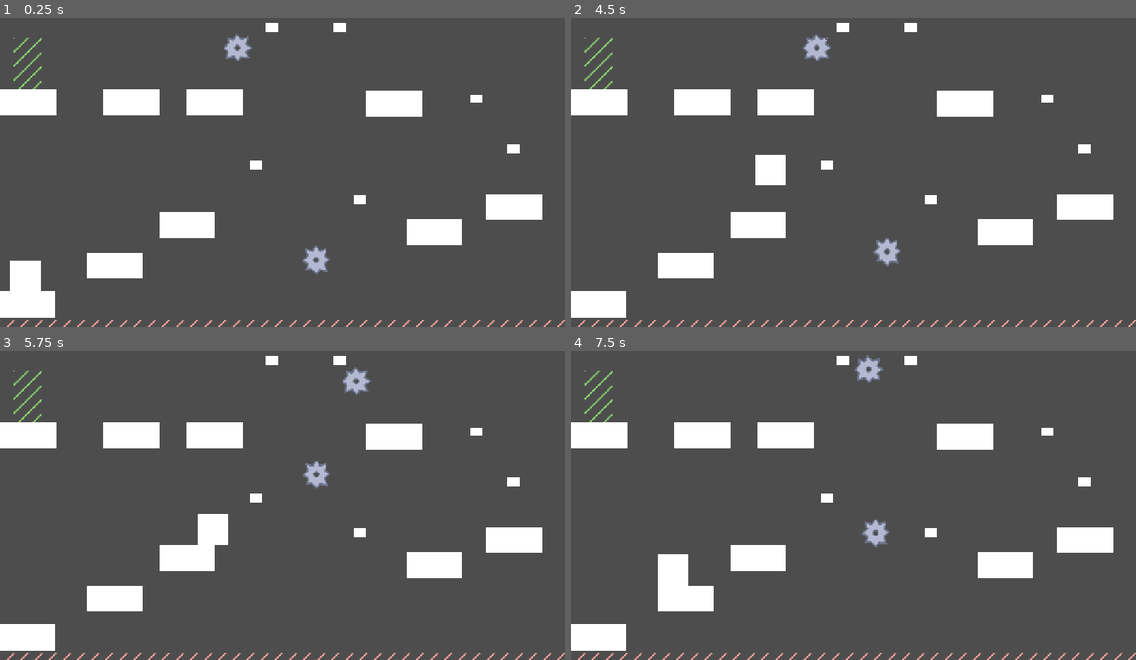
Above: before the commit, frames 1-4 (two rows, left to right).
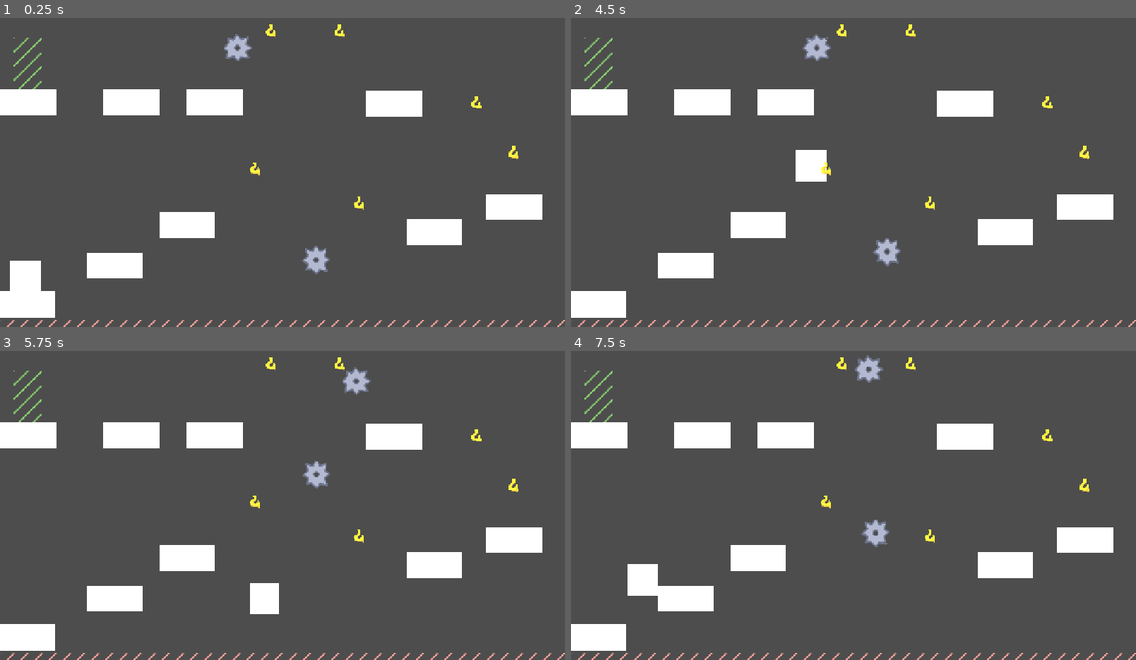
Above: after the commit, the same moments.

Repository: mana-brush/jump
Game: Godot game, scene res://level_4.tscn
Same seed, same stepped clock (60 frames per second), same inputs: the game is played once before the commit and once after it. This scene is started directly instead of the project's main scene.
Inputs:
- Up to frame 1 (0.25 s): no input
- Up to frame 2 (4.5 s): hold D (move_right) 0.53-2.03 s; tap E (latch) every 0.75 s from 0.6 to 4.35 s; tap Space (ui_select) at 0.77, 1.52, 3.02, 3.77 s; hold A (move_left) 2.03-2.78 s; hold D (move_right) 2.78-4.28 s; hold A (move_left) from 4.28 s (still down)
- Up to frame 3 (5.75 s): tap Space (ui_select) at 4.52 s; release A (move_left) at 5.03 s; hold D (move_right) from 5.03 s (still down); tap E (latch) at 5.1 s
- Up to frame 4 (7.5 s): release D (move_right) at 5.78 s; hold A (move_left) 5.78-7.28 s; tap E (latch) at 5.85, 6.6, 7.35 s; tap Space (ui_select) at 6.02, 6.77 s; hold D (move_right) from 7.28 s (still down)

The runs differ from the first frame. In frame 1, 0.5% of the frame differs, in the area x 44-92%, y 1-63%; in frame 2, 1.5%; in frame 3, 1.6%; in frame 4, 1.6%, in the area x 10-92%, y 1-80%.

Commit message:
hook png, small edits to level 2; latching - removed hanging

Diff:
--- a/character.gd
+++ b/character.gd
@@ -34,8 +34,6 @@
 				latch_to_point(delta)
 		State.LATCHING:
 			handle_latching(delta)
-		State.HANGING:
-			handle_hanging()
 
 
 # -------------------------
@@ -65,21 +63,17 @@
 	latch_target_position = current_latch_point.get_node("SnapPoint").global_position
 
 func handle_latching(delta):
+
+	if not current_latch_point:
+		return
+
+	latch_target_position = current_latch_point.get_node("SnapPoint").global_position
+
 	# Smooth movement toward target
 	global_position = global_position.lerp(
 		latch_target_position,
 		LATCH_SPEED * delta
 	)
-
-	# Check if close enough
-	if global_position.distance_to(latch_target_position) < 2.0:
-		global_position = latch_target_position
-		state = State.HANGING
-
-# -------------------------
-# 🪜 HANGING
-# -------------------------
-func handle_hanging():
 
 	velocity = Vector2.ZERO
 
@@ -92,6 +86,7 @@
 	elif Input.is_action_just_pressed("move_down"):
 		state = State.NORMAL
 		velocity.y = 100
+
 
 func set_latch_point(point):
 	current_latch_point = point
--- a/latch_point.tscn
+++ b/latch_point.tscn
@@ -1,30 +1,29 @@
 [gd_scene format=3 uid="uid://b6dib8pagbtbc"]
 
 [ext_resource type="Script" uid="uid://c885el58cc51a" path="res://latch_point.gd" id="1_oihre"]
+[ext_resource type="Texture2D" uid="uid://dm5p1jcrqoi2v" path="res://art/hook.png" id="2_11hob"]
 
 [sub_resource type="RectangleShape2D" id="RectangleShape2D_xrk45"]
 size = Vector2(49, 20)
 
-[sub_resource type="RectangleShape2D" id="RectangleShape2D_oihre"]
-size = Vector2(66, 26)
+[sub_resource type="CircleShape2D" id="CircleShape2D_11hob"]
+radius = 65.85
 
 [node name="LatchPoint" type="Area2D" unique_id=2051732560]
 script = ExtResource("1_oihre")
-
-[node name="Platform" type="Polygon2D" parent="." unique_id=1457259600]
-position = Vector2(0.28571415, 0)
-scale = Vector2(0.57142854, 1)
-polygon = PackedVector2Array(24, 0, 24, -20, -25, -20, -25, 0)
 
 [node name="LatchPointPlatform" type="CollisionShape2D" parent="." unique_id=1151265034]
 position = Vector2(-0.5, -10)
 shape = SubResource("RectangleShape2D_xrk45")
 
 [node name="SnapPoint" type="Marker2D" parent="." unique_id=1380502896]
-position = Vector2(0, -26)
 
 [node name="LatchArea" type="Area2D" parent="." unique_id=1100093621]
 
 [node name="LatchAreaCollision" type="CollisionShape2D" parent="LatchArea" unique_id=216580533]
 position = Vector2(-1, -13)
-shape = SubResource("RectangleShape2D_oihre")
+shape = SubResource("CircleShape2D_11hob")
+
+[node name="HookSprite" type="Sprite2D" parent="." unique_id=1607078787]
+scale = Vector2(0.5, 0.5)
+texture = ExtResource("2_11hob")
--- a/level_1.tscn
+++ b/level_1.tscn
@@ -17,7 +17,7 @@
 sources/4 = SubResource("TileSetAtlasSource_5hph3")
 
 [sub_resource type="RectangleShape2D" id="RectangleShape2D_0xm2m"]
-size = Vector2(532, 58)
+size = Vector2(660, 58)
 
 [sub_resource type="QuadMesh" id="QuadMesh_lquwl"]
 
@@ -36,17 +36,19 @@
 position = Vector2(268, 691)
 
 [node name="CollisionShape2D" type="CollisionShape2D" parent="LeftPlatform" unique_id=1032668638]
+position = Vector2(64, 0)
 shape = SubResource("RectangleShape2D_0xm2m")
 
 [node name="MeshInstance2D" type="MeshInstance2D" parent="LeftPlatform" unique_id=855984010]
-scale = Vector2(535, 59.000004)
+position = Vector2(62.24999, 0)
+scale = Vector2(659.5, 59.000004)
 mesh = SubResource("QuadMesh_lquwl")
 
 [node name="Character" parent="." unique_id=2006792599 instance=ExtResource("1_hbghi")]
 position = Vector2(269, 622)
 
 [node name="LatchPoint" parent="." unique_id=2051732560 instance=ExtResource("2_hn12h")]
-position = Vector2(729, 648)
+position = Vector2(729, 525)
 
 [node name="RightPlatform" type="StaticBody2D" parent="." unique_id=1110180670]
 position = Vector2(1107, 691)
--- a/level_2.tscn
+++ b/level_2.tscn
@@ -95,10 +95,10 @@
 position = Vector2(94, 625)
 
 [node name="LatchPoint" parent="." unique_id=2051732560 instance=ExtResource("2_xdadj")]
-position = Vector2(365, 648)
+position = Vector2(365, 552)
 
 [node name="LatchPoint2" parent="." unique_id=1756505225 instance=ExtResource("2_xdadj")]
-position = Vector2(548, 648)
+position = Vector2(548, 552)
 
 [node name="RespawnPoint" parent="." unique_id=1839479743 instance=ExtResource("3_1y8me")]
 position = Vector2(98, 648)
--- a/level_3.tscn
+++ b/level_3.tscn
@@ -53,22 +53,16 @@
 position = Vector2(309, 648)
 
 [node name="LatchPoint2" parent="." unique_id=1021382983 instance=ExtResource("2_16pka")]
-position = Vector2(457, 601)
+position = Vector2(457, 525)
 
 [node name="LatchPoint3" parent="." unique_id=401087796 instance=ExtResource("2_16pka")]
-position = Vector2(457, 469)
+position = Vector2(616, 415)
 
 [node name="LatchPoint4" parent="." unique_id=140015936 instance=ExtResource("2_16pka")]
-position = Vector2(457, 341)
+position = Vector2(761, 299)
 
 [node name="LatchPoint5" parent="." unique_id=2054457425 instance=ExtResource("2_16pka")]
-position = Vector2(759, 607)
-
-[node name="LatchPoint6" parent="." unique_id=484907359 instance=ExtResource("2_16pka")]
-position = Vector2(759, 469)
-
-[node name="LatchPoint7" parent="." unique_id=1947524740 instance=ExtResource("2_16pka")]
-position = Vector2(995, 607)
+position = Vector2(915, 171)
 
 [node name="Character" parent="." unique_id=2006792599 instance=ExtResource("3_j8bo8")]
 position = Vector2(57, 603)
--- a/level_4.tscn
+++ b/level_4.tscn
@@ -153,6 +153,7 @@
 position = Vector2(2, -4)
 rotates = false
 script = ExtResource("5_c8stx")
+can_rotate = true
 
 [node name="SpriteHazard" parent="LatchPointPath/PathFollow2D" unique_id=1941922915 instance=ExtResource("6_s24i2")]
 
@@ -165,6 +166,7 @@
 position = Vector2(2, -4)
 rotates = false
 script = ExtResource("5_c8stx")
+can_rotate = true
 
 [node name="SpriteHazard" parent="LatchPointPath2/PathFollow2D" unique_id=1704015559 instance=ExtResource("6_s24i2")]
 
--- a/path_follow_2d.gd
+++ b/path_follow_2d.gd
@@ -1,9 +1,12 @@
 extends PathFollow2D
 
 @export var speed: float = 200.0
+@export var can_rotate: bool
 
 # Called every frame. 'delta' is the elapsed time since the previous frame.
 func _process(delta: float) -> void:
 	self.progress += speed * delta
-	# so i don't keep a high number in memory if they stay on the screen
-	self.rotation = int(self.rotation + 30) % 450
+
+	if can_rotate:
+		# so i don't keep a high number in memory if they stay on the screen
+		self.rotation = int(self.rotation + 30) % 450
Binary file added: art/hook.png
Not shown, added: art/hook.png.import
